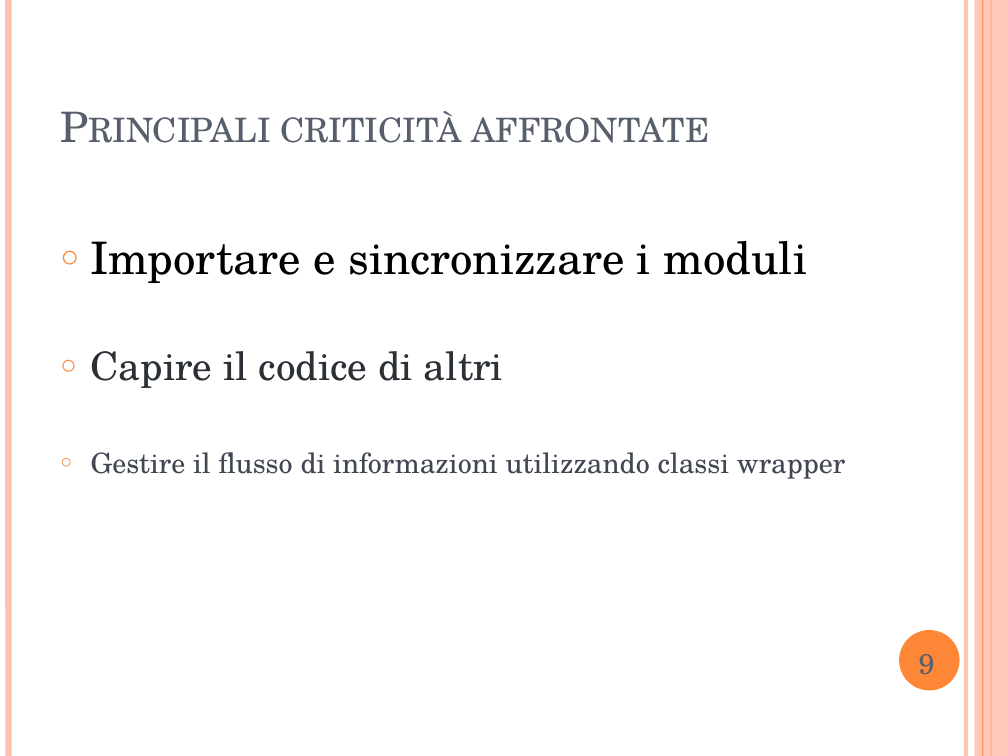
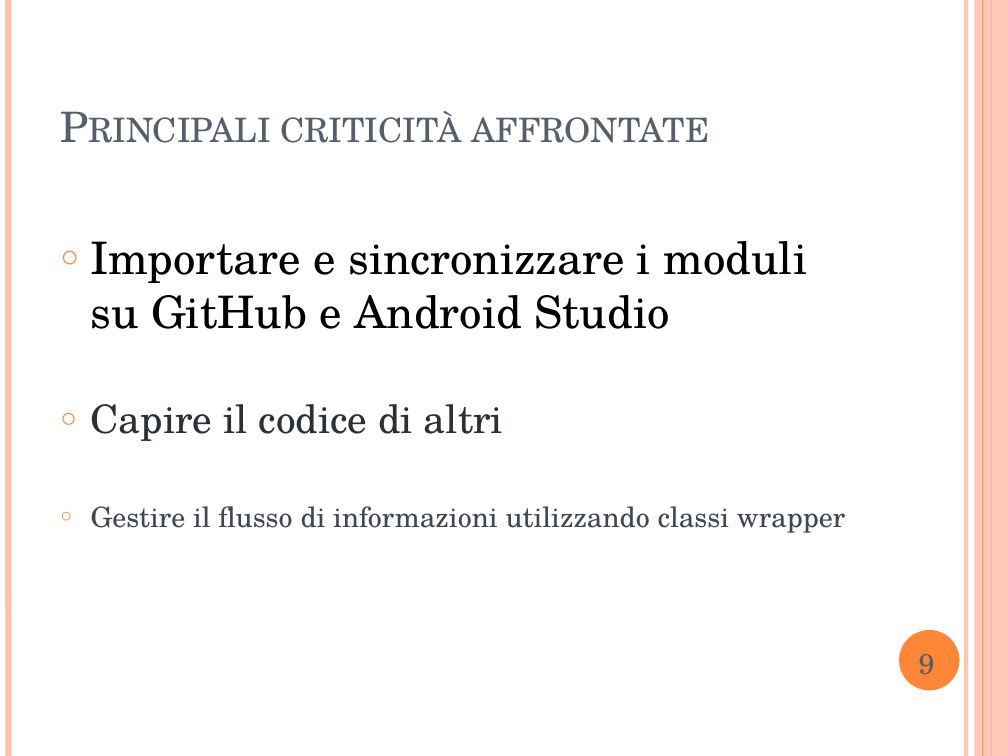
Before and after one commit to StepEla/ingegneria-software, a slide deck: slide 10 of PrototipoCompleto.pptx. Drawn at 1008x756 pixels with LibreOffice and Linux fonts; fonts in the diff are those of the drawing. Boxes give left, top, right and bottom in pixels: in the first picture for what was removed or moved away, otherwise in the second. Text is boxed around its words. In the diff, an @@ line names an element or a change of style, - is before the commit and + after.

Commit message:
Presentazione

```diff
--- a/PrototipoCompleto.pptx
+++ b/PrototipoCompleto.pptx
@@ text at <box>91,241,808,329</box>: text changed @@
-○ Importare e sincronizzare i moduli
+○ Importare e sincronizzare i moduli su GitHub e Android Studio
```
Also in this commit, not shown: 4 other slides changed.
